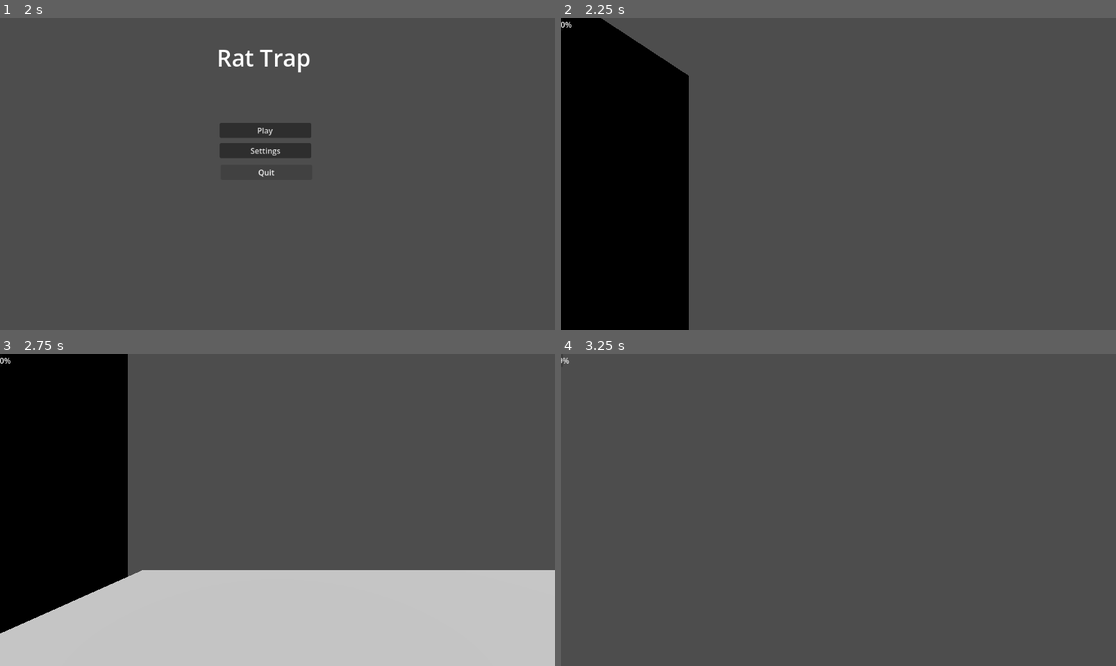
Above: before the commit, frames 1-4 (two rows, left to right).
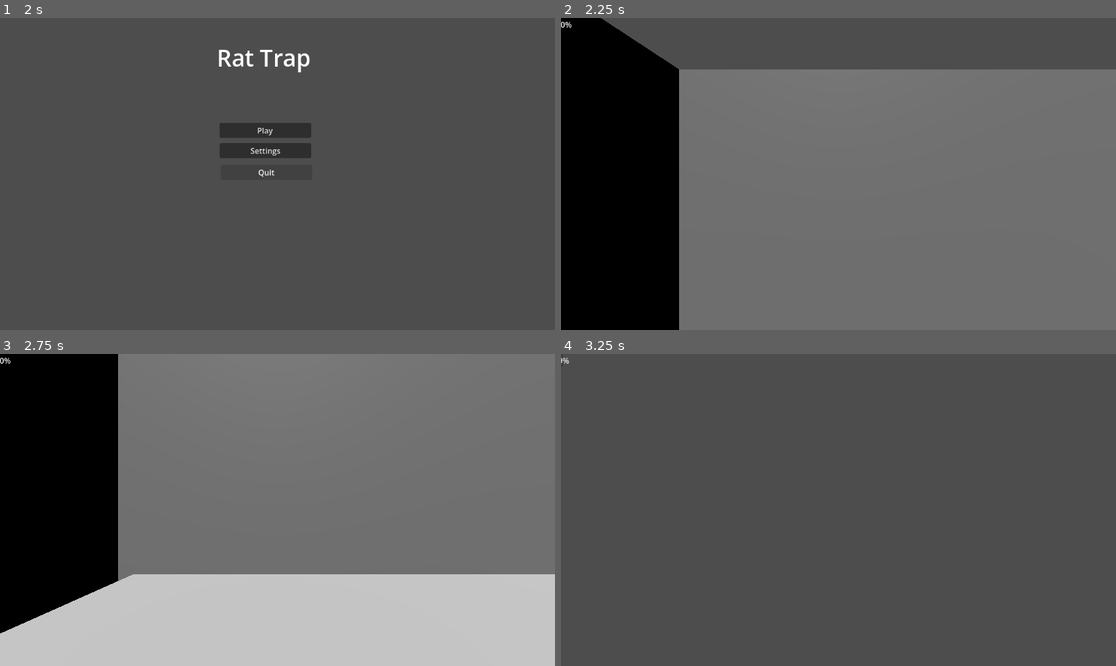
Above: after the commit, the same moments.

Repository: natmar68-cmyk/Rat_Trap
Game: Godot game, scene res://Scenes/menu.tscn
Two runs of this game, one before a commit and one after it. Both use one fixed random seed, a clock stepped at 60 frames per second and the inputs below.
Inputs (mouse positions are in pixels of both pictures, inside the frame that each line leads up to):
- Up to frame 1 (2 s): click "Settings" at 0.5 s; click "Click here to return to menu" at 1.25 s
- Up to frame 2 (2.25 s): click "Play" at 2 s
- Up to frame 3 (2.75 s): no input
- Up to frame 4 (3.25 s): move the mouse to (866, 510) at 2.77 s; hold W (move_forward) from 2.78 s (still down); hold Ctrl (sprint) from 2.78 s (still down); tap Space (jump) at 3.02 s

Frame 1 is identical in both runs. In frame 2, 66% of the frame differs, in the area x 21-100%, y 16-100%; in frame 3, 56%; in frame 4, nothing differs.

Commit message:
rat hole

Diff:
--- a/Scenes/kitchen.tscn
+++ b/Scenes/kitchen.tscn
@@ -27,18 +27,24 @@
 [node name="Hole_maker" type="CSGCombiner3D" parent="." unique_id=1170892875]
 transform = Transform3D(1.9106853e-15, 4.371139e-08, 0.99999994, 0.9999999, -4.371139e-08, 0, 4.3711385e-08, 1, -4.3711385e-08, 0, 29.5, -50)
 
-[node name="Hole_maker2" type="CSGCombiner3D" parent="Hole_maker" unique_id=1200368828]
-transform = Transform3D(1, 7.1054274e-15, -4.2351647e-22, -7.1054274e-15, 1, 7.1054274e-15, -4.2351647e-22, -7.1054274e-15, 1, 0, 0, 0)
+[node name="Wall y-" type="CSGBox3D" parent="Hole_maker" unique_id=981362354]
+transform = Transform3D(1, 1.4210855e-14, -8.4703295e-22, -1.4210855e-14, 1, 1.4210855e-14, -8.4703295e-22, -1.4210855e-14, 1, 0, 0, 0)
+use_collision = true
+size = Vector3(60, 1, 101)
 
-[node name="Wall y-" type="CSGBox3D" parent="Hole_maker/Hole_maker2" unique_id=981362354]
-transform = Transform3D(1, 3.5527137e-15, -2.1175824e-22, -3.5527137e-15, 1, 3.5527137e-15, -2.1175824e-22, -3.5527137e-15, 1, 0, 0, 0)
-use_collision = true
-size = Vector3(60, 0, 101)
+[node name="Hole_wall" type="CSGBox3D" parent="Hole_maker" unique_id=1633334237]
+transform = Transform3D(1, 2.0961011e-13, -9.3173624e-21, -2.0961011e-13, 1, 2.0961011e-13, -9.3173624e-21, -2.0961011e-13, 1, -28.5, -4.241, -19.676)
+size = Vector3(3, 7.5, 7.5)
 
-[node name="CSGCylinder3D" type="CSGCylinder3D" parent="Hole_maker/Hole_maker2" unique_id=1980869416]
-transform = Transform3D(0.0029237042, 0.0025586665, -0.9999924, 0.005627753, 0.9999807, 0.0025750988, 0.99998087, -0.005635246, 0.002909237, -28.678648, 0.017753601, -17.381962)
+[node name="Hole" type="CSGPolygon3D" parent="Hole_maker" unique_id=1506180309]
+transform = Transform3D(1.1, 0, -1.0658141e-14, -1.0658141e-14, -4.8082526e-08, -1.1, -2.1175824e-22, 1.1, -4.808253e-08, -29.983604, -0.5586586, -19.121819)
 operation = 2
-height = 0.13671875
+polygon = PackedVector2Array(2, -2, 0, -2, 0, 0, 2, 0, 2.35, -0.225, 2.575, -0.65, 2.58, -1.25, 2.4, -1.75)
+
+[node name="Hole_room" type="CSGBox3D" parent="Hole_maker" unique_id=451364005]
+transform = Transform3D(1, 2.1316282e-14, -1.0587912e-21, -2.1316282e-14, 1, 2.1316282e-14, -1.0587912e-21, -2.1316282e-14, 1, -28.5, -4.241, -19.676)
+operation = 2
+size = Vector3(2.9, 7.4, 7.2)
 
 [node name="Fridge" type="CSGBox3D" parent="." unique_id=42084637]
 transform = Transform3D(1.9106853e-15, 4.371139e-08, 0.99999994, 0.9999999, -4.371139e-08, 0, 4.3711385e-08, 1, -4.3711385e-08, 6.6307755, 22, -40.87291)
